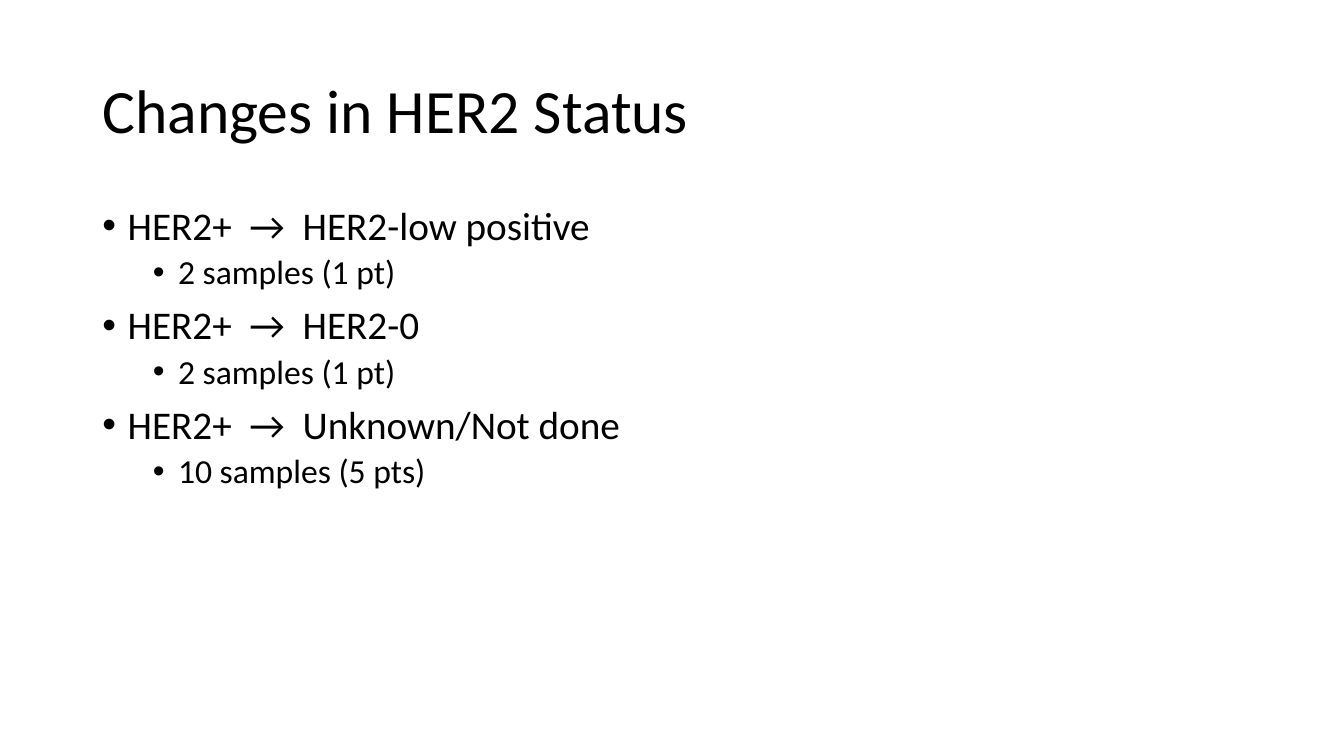
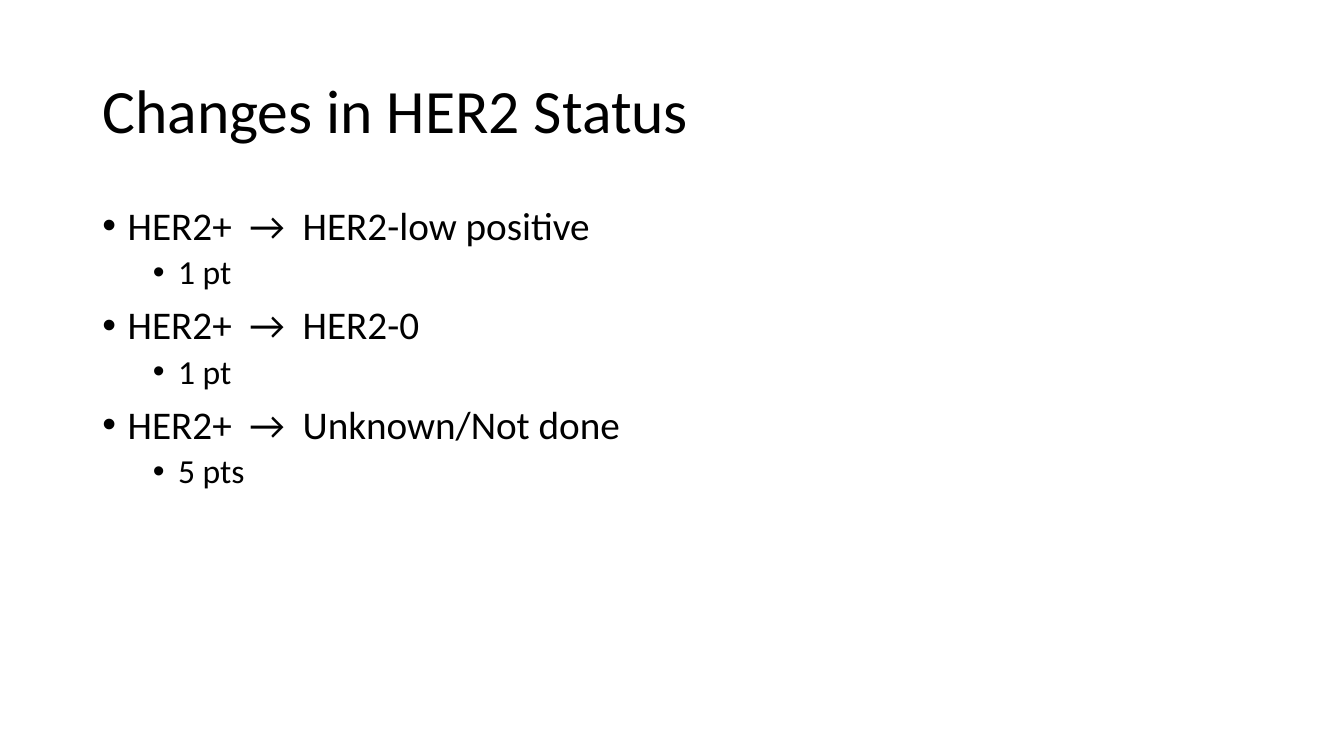
Before and after one commit to PatrickT75/BCBM_TMA_GeoMx, a slide deck: slide 5 of presentations/BCBM Subtype Analysis.pptx. Drawn at 1344x756 pixels with LibreOffice and Linux fonts; fonts in the diff are those of the drawing. Boxes give left, top, right and bottom in pixels: in the first picture for what was removed or moved away, otherwise in the second. Text is boxed around its words. In the diff, an @@ line names an element or a change of style, - is before the commit and + after.

```diff
--- a/presentations/BCBM Subtype Analysis.pptx
+++ b/presentations/BCBM Subtype Analysis.pptx
@@ text at [178,262,232,290]: text changed @@
-  • 2 samples (1 pt)
+  • 1 pt
@@ text at [178,362,232,390]: text changed @@
-  • 2 samples (1 pt)
+  • 1 pt
@@ text at [178,461,245,489]: text changed @@
-  • 10 samples (5 pts)
+  • 5 pts
```
Also in this commit, not shown: 5 other slides changed, 5 other files.
